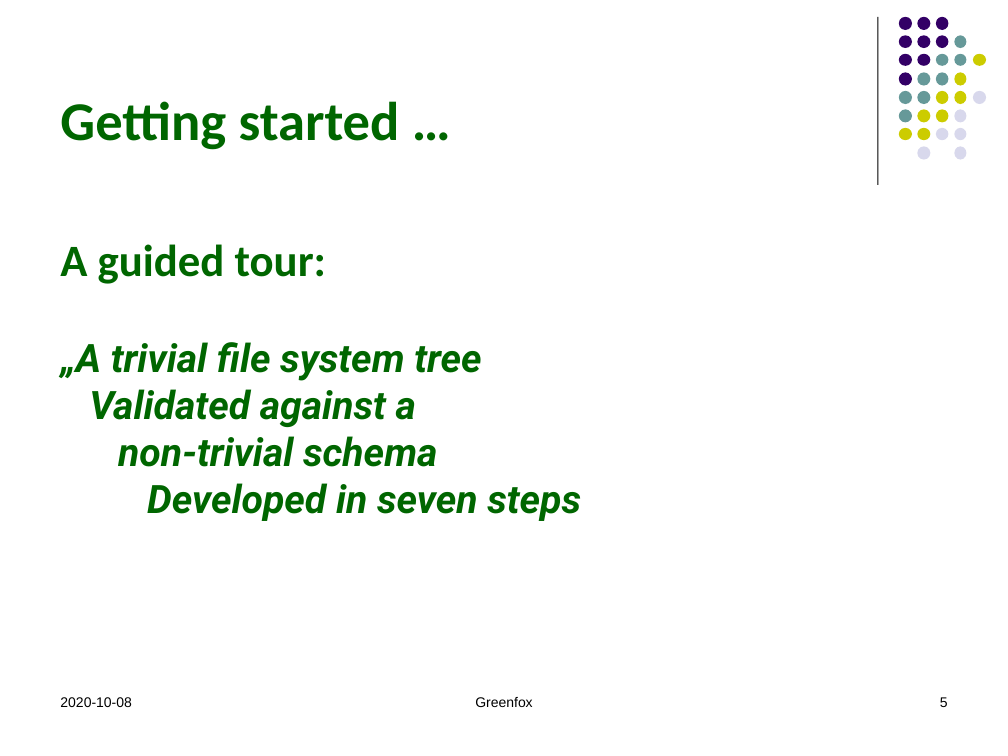
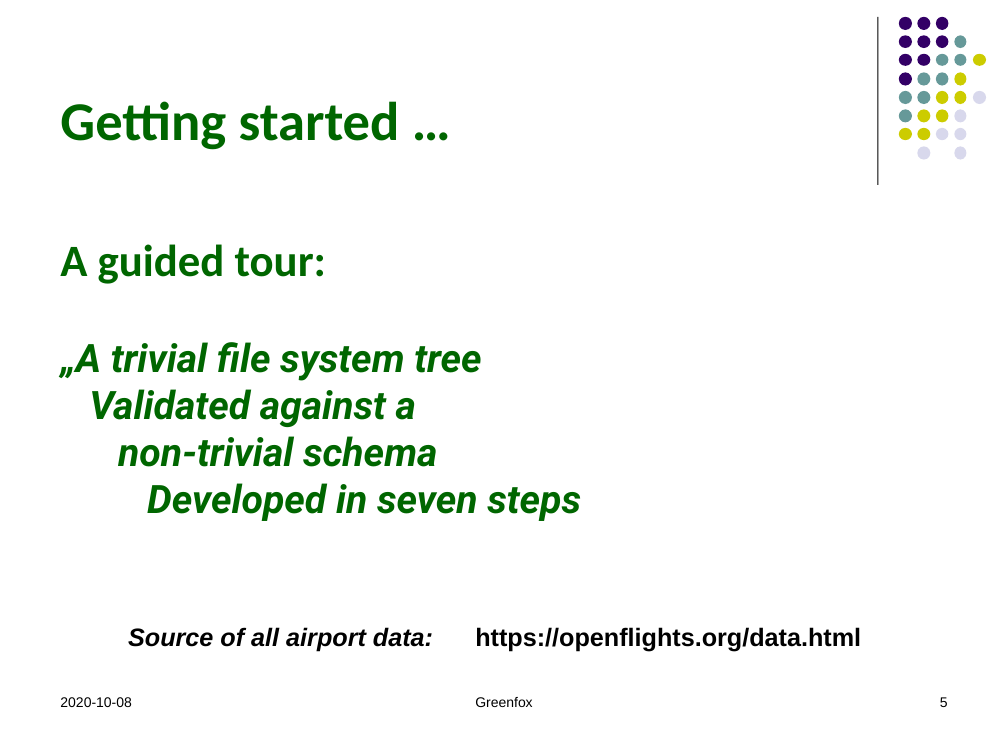
Before and after one commit to hrennau/greenfox, a slide deck: slide 5 of declarative-amsterdam-2020/an-introduction-to-greenfox/an-introduction-to-greenfox.pptx. Drawn at 1008x756 pixels with LibreOffice and Linux fonts; fonts in the diff are those of the drawing. Boxes give left, top, right and bottom in pixels: in the first picture for what was removed or moved away, otherwise in the second. Text is boxed around its words. In the diff, an @@ line names an element or a change of style, - is before the commit and + after.

```diff
--- a/declarative-amsterdam-2020/an-introduction-to-greenfox/an-introduction-to-greenfox.pptx
+++ b/declarative-amsterdam-2020/an-introduction-to-greenfox/an-introduction-to-greenfox.pptx
@@ text added at [128,627,861,651], 18 pt, text #000000, bold @@
+Source of all airport data: https://openflights.org/data.html
```
Also in this commit, not shown: 1 other slide changed, 1 slide added, 1 other file.
